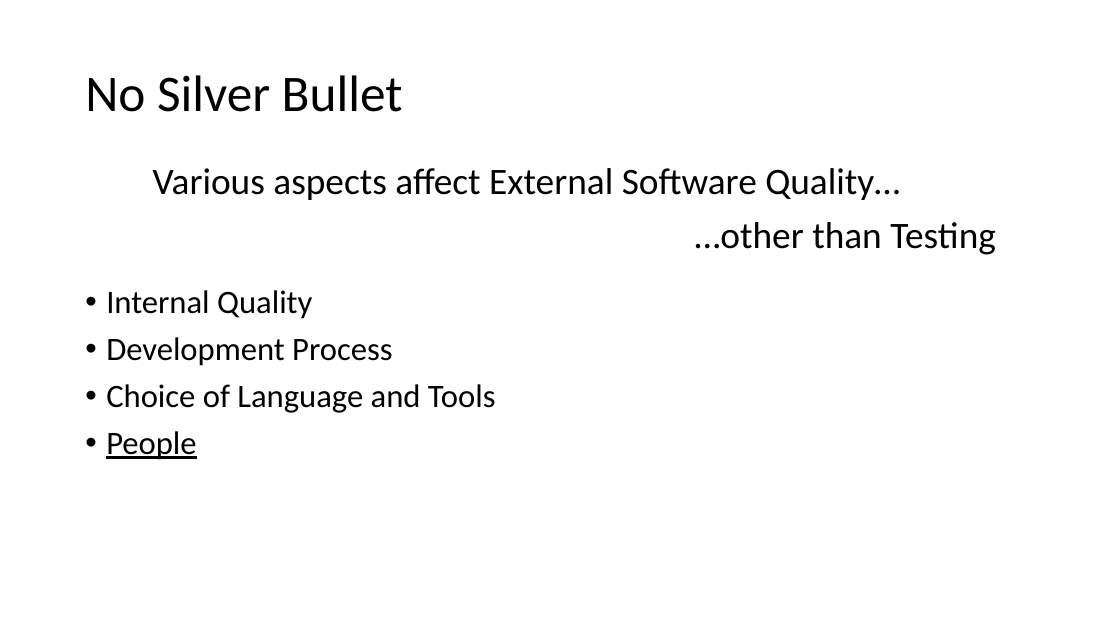
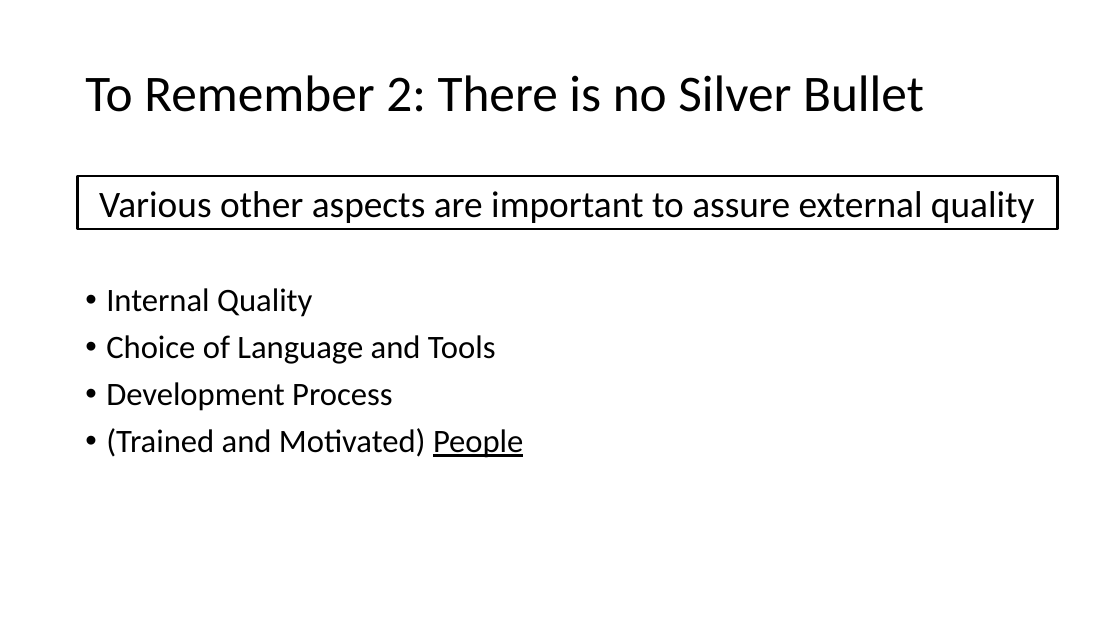
Before and after one commit to damorim/testing-cin-minicourse, a slide deck: slide 30 of testing-minicourse.pptx (slide 14 before the commit). Drawn at 1120x630 pixels with LibreOffice and Linux fonts; fonts in the diff are those of the drawing. Boxes give left, top, right and bottom in pixels: in the first picture for what was removed or moved away, otherwise in the second. Text is boxed around its words. In the diff, an @@ line names an element or a change of style, - is before the commit and + after.

```diff
--- a/testing-minicourse.pptx
+++ b/testing-minicourse.pptx
@@ text at (85,75,924,112): text changed @@
-No Silver Bullet
+To Remember 2: There is no Silver Bullet
@@ rectangle added at (77,176,1058,229), outline #000000 2 pt, 32 pt, text #000000 @@
+Various other aspects are important to assure external quality
@@ text removed at (153,168,900,200) @@
-Various aspects affect External Software Quality…
@@ text removed at (695,222,996,255) @@
-…other than Testing
@@ text at (106,335,496,364): paragraph added @@
+• Choice of Language and Tools
@@ text at (106,428,523,458): text changed @@
-• Choice of Language and Tools
-• People
+• (Trained and Motivated) People
```
Also in this commit, not shown: 20 other slides changed, 45 slides added, 18 slides removed.
